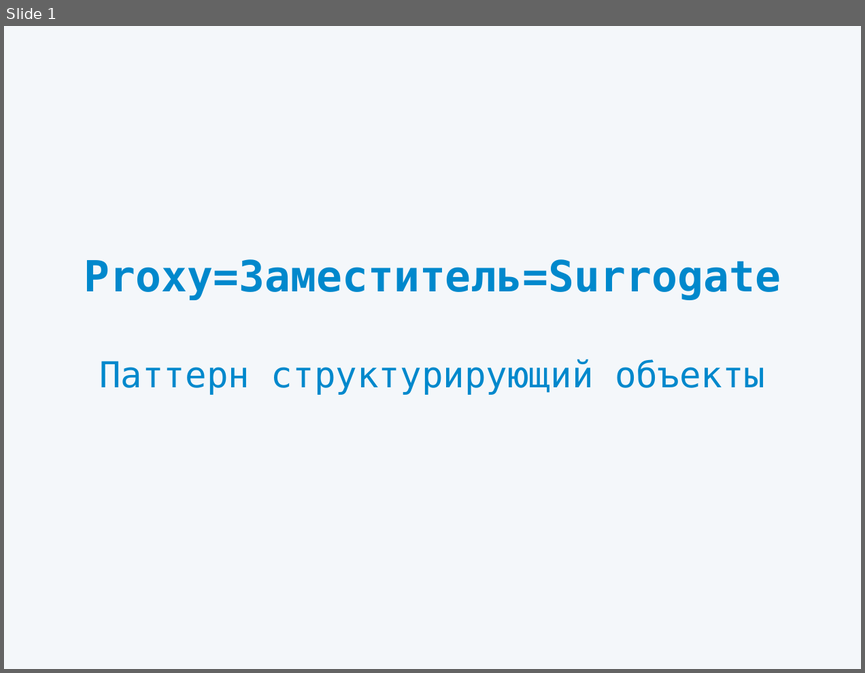
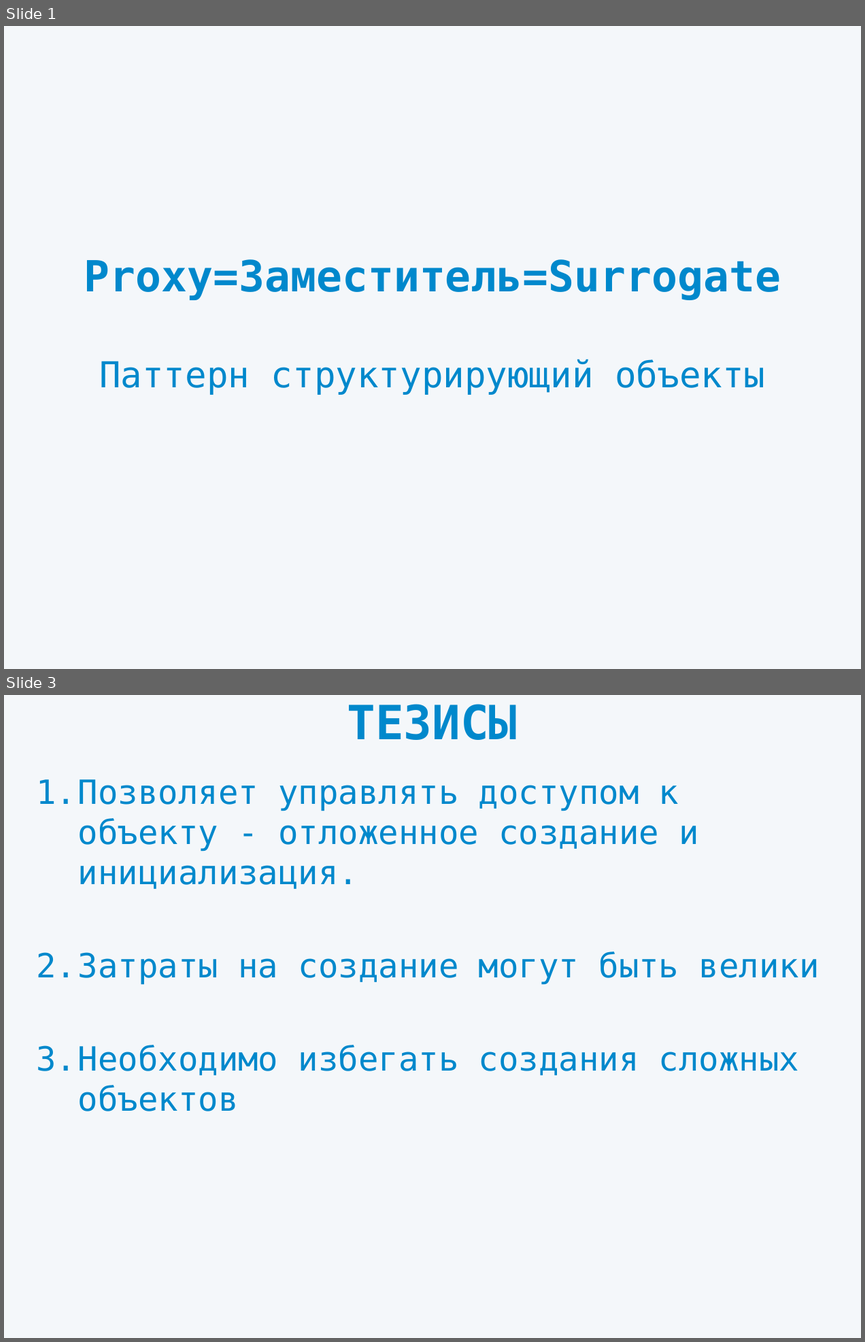
Before and after one commit to dipiash/proxy_pattern, a slide deck: Presentation.pptx. Shown one above the other, each under a label of ours: slide 1 before the commit, slides 1 and 3 after it; the slides between them are not shown. The pictures are 865x673 and 865x1342 pixels, drawn with LibreOffice and Linux fonts; fonts in the diff are those of the drawing. Boxes give left, top, right and bottom in pixels: in the first picture for what was removed or moved away, otherwise in the second. Text is boxed around its words. In the diff, an @@ line names an element or a change of style, - is before the commit and + after.

```diff
--- a/Presentation.pptx
+++ b/Presentation.pptx
@@ slide 3 added at bbox=[4, 695, 861, 1338], background #F4F7FA @@
@@ title added at bbox=[347, 704, 517, 740], 39.6 pt, text #0088CC, bold @@
+ТЕЗИСЫ
@@ subtitle added at bbox=[36, 779, 819, 1111], 28 pt, text #0088CC @@
+1. Позволяет управлять доступом к объекту - отложенное создание и инициализация.
+2. Затраты на создание могут быть велики
+3. Необходимо избегать создания сложных объектов
```
Also in this commit, not shown: 8 slides changed, 5 other slides added.
